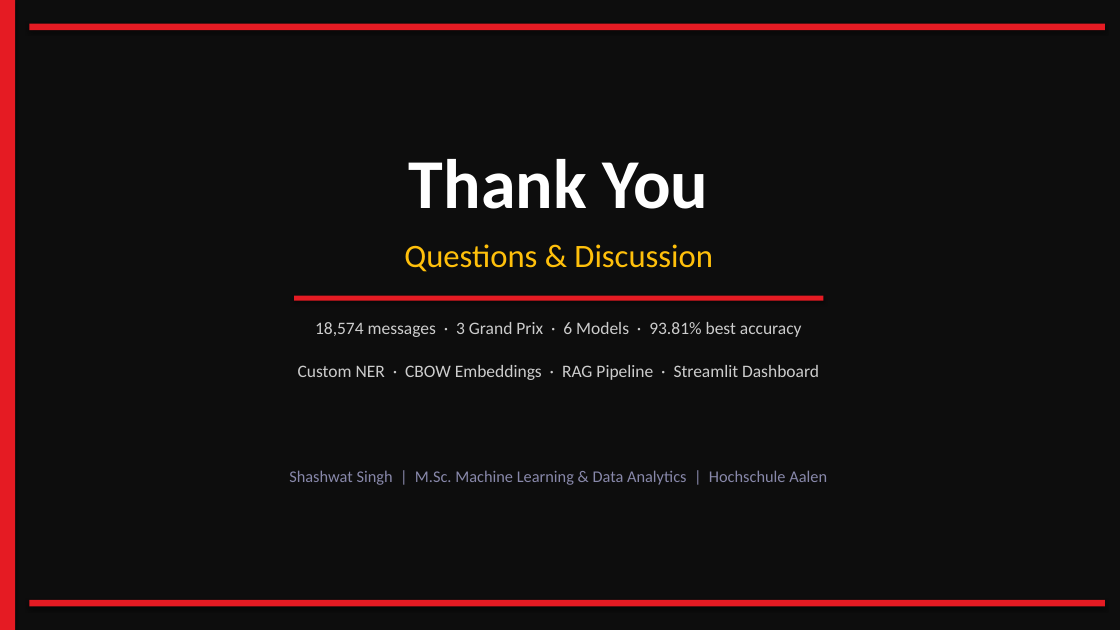
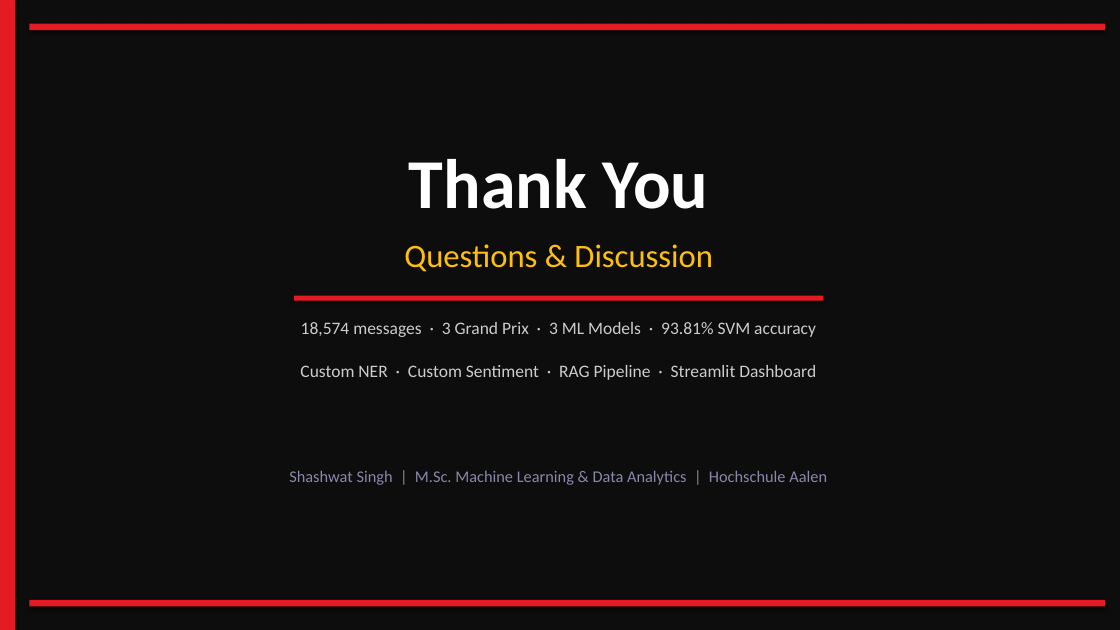
Before and after one commit to iamshashwatsingh/f1-nlp-analyzer, a slide deck: slide 15 of f1_nlp_presentation.pptx (slide 21 before the commit). Drawn at 1120x630 pixels with LibreOffice and Linux fonts; fonts in the diff are those of the drawing. Boxes give left, top, right and bottom in pixels: in the first picture for what was removed or moved away, otherwise in the second. Text is boxed around its words. In the diff, an @@ line names an element or a change of style, - is before the commit and + after.

```diff
--- a/f1_nlp_presentation.pptx
+++ b/f1_nlp_presentation.pptx
@@ text at (301,322,816,337): text changed @@
-18,574 messages · 3 Grand Prix · 6 Models · 93.81% best accuracy
+18,574 messages · 3 Grand Prix · 3 ML Models · 93.81% SVM accuracy
@@ text at (300,365,816,380): text changed @@
-Custom NER · CBOW Embeddings · RAG Pipeline · Streamlit Dashboard
+Custom NER · Custom Sentiment · RAG Pipeline · Streamlit Dashboard
```
Also in this commit, not shown: 7 other slides changed, 7 slides added, 13 slides removed, 2 other files.
